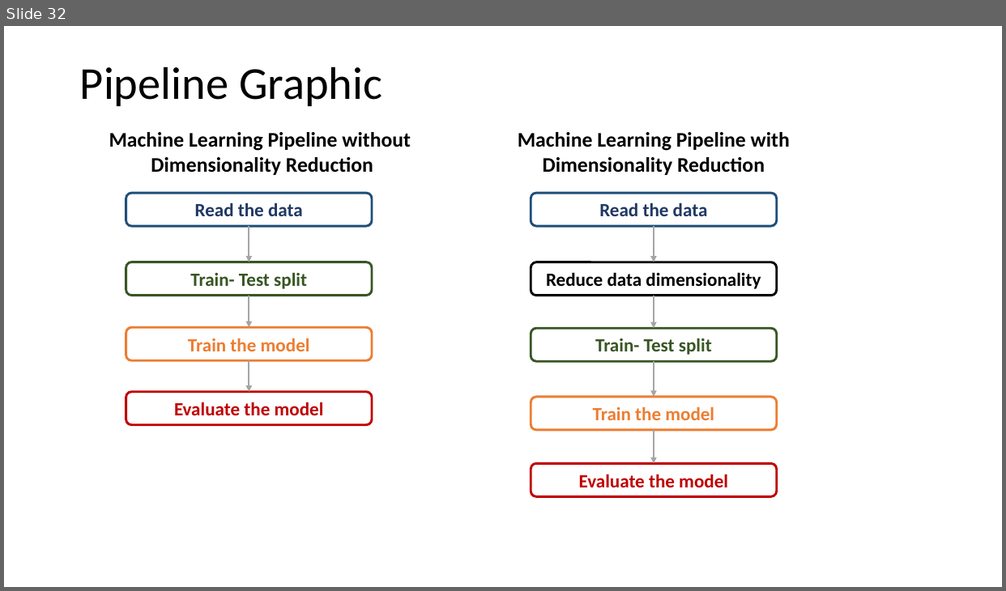
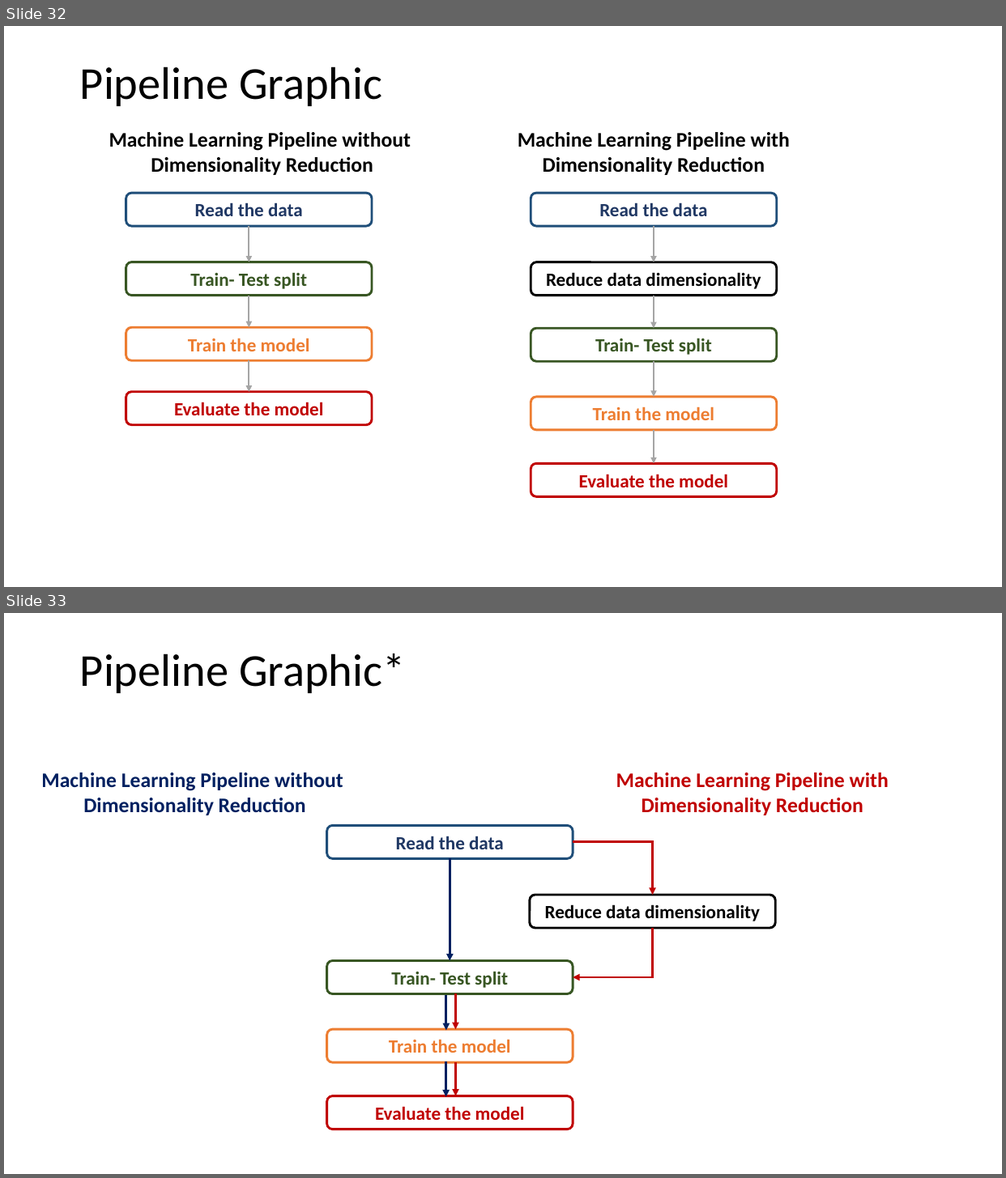
Before and after one commit to fsb-edu/ML4Food, a slide deck: images/Graphics of ML4Food.pptx. Shown one above the other, each under a label of ours: slide 32 before the commit, slides 32 and 33 after it. The pictures are 1006x591 and 1006x1178 pixels, drawn with LibreOffice and Linux fonts; fonts in the diff are those of the drawing. Boxes give left, top, right and bottom in pixels: in the first picture for what was removed or moved away, otherwise in the second. Text is boxed around its words. In the diff, an @@ line names an element or a change of style, - is before the commit and + after.

```diff
--- a/images/Graphics of ML4Food.pptx
+++ b/images/Graphics of ML4Food.pptx
@@ slide 33 added at <box>4,613,1002,1174</box>, background #FFFFFF @@
@@ title added at <box>80,653,405,693</box>, 44 pt, text #000000 @@
+Pipeline Graphic*
@@ group added at <box>41,773,889,1130</box>: 5 rounded rectangles, 5 arrows, 2 texts, 2 elbow arrows @@
+Machine Learning Pipeline without
+Dimensionality Reduction
+Machine Learning Pipeline with
+Dimensionality Reduction
+Read the data
+Train- Test split
+Train the model
+Evaluate the model
+Reduce data dimensionality
```
Also in this commit, not shown: 4 other files.
